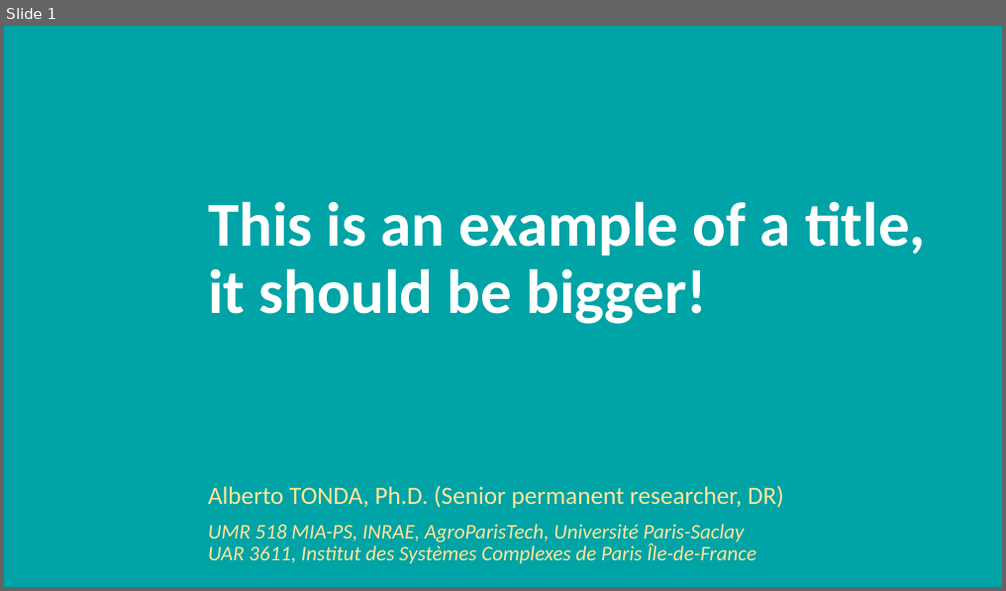
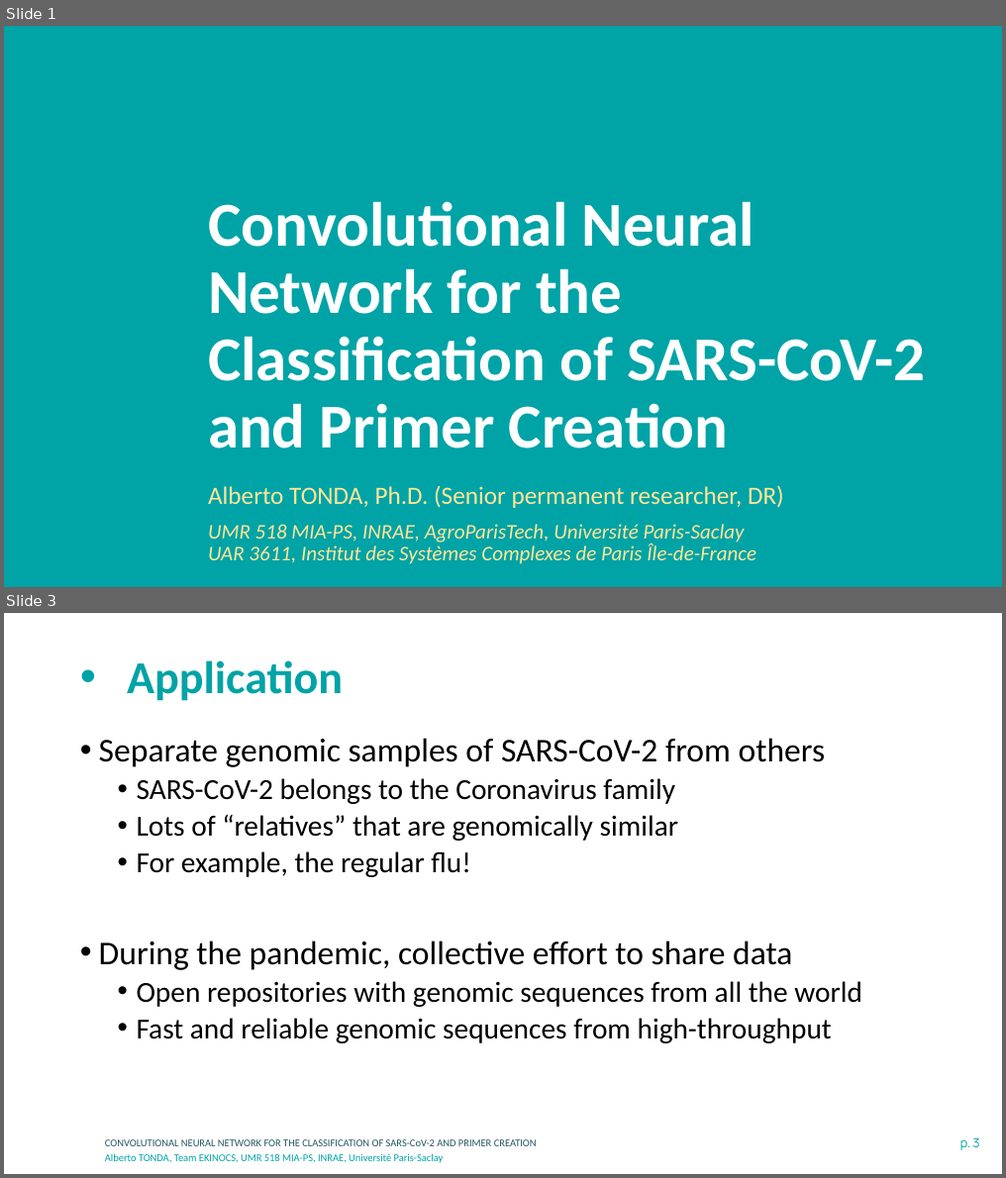
Before and after one commit to albertotonda/teaching, a slide deck: deep-learning-in-practice-with-pytorch/2-example-cnn-rna.pptx. Shown one above the other, each under a label of ours: slide 1 before the commit, slides 1 and 3 after it; the slides between them are not shown. The pictures are 1006x591 and 1006x1178 pixels, drawn with LibreOffice and Linux fonts; fonts in the diff are those of the drawing; background and template pictures are left out. Boxes give left, top, right and bottom in pixels: in the first picture for what was removed or moved away, otherwise in the second. Text is boxed around its words. In the diff, an @@ line names an element or a change of style, - is before the commit and + after.

```diff
--- a/deep-learning-in-practice-with-pytorch/2-example-cnn-rna.pptx
+++ b/deep-learning-in-practice-with-pytorch/2-example-cnn-rna.pptx
@@ slide 3 added at <box>4,613,1002,1174</box>, background #FFFFFF @@
@@ title added at <box>127,661,343,701</box>, 44 pt, text #00A3A6, bold @@
+• Application
@@ text added at <box>99,738,862,1044</box>, 28 pt, text #000000 @@
+• Separate genomic samples of SARS-CoV-2 from others
+  • SARS-CoV-2 belongs to the Coronavirus family
+  • Lots of “relatives” that are genomically similar
+  • For example, the regular flu!
+• During the pandemic, collective effort to share data
+  • Open repositories with genomic sequences from all the world
+  • Fast and reliable genomic sequences from high-throughput
@@ text added at <box>105,1140,537,1147</box>, 10 pt, text #275662 @@
+CONVOLUTIONAL NEURAL NETWORK FOR THE CLASSIFICATION OF SARS-CoV-2 AND PRIMER CREATION
@@ page number added at <box>960,1139,980,1151</box>, 12 pt, text #00A3A6 @@
+p. 3
@@ text added at <box>105,1154,444,1163</box>, 10 pt, text #00A3A6 @@
+Alberto TONDA, Team EKINOCS, UMR 518 MIA-PS, INRAE, Université Paris-Saclay
@@ slide 1 changed as well @@
@@ title at <box>208,201,926,449</box>: text changed @@
-This is an example of a title, it should be bigger!
+Convolutional Neural Network for the Classification of SARS-CoV-2 and Primer Creation
```
Also in this commit, not shown: 9 other slides added, 1 slide removed, 7 other files.
